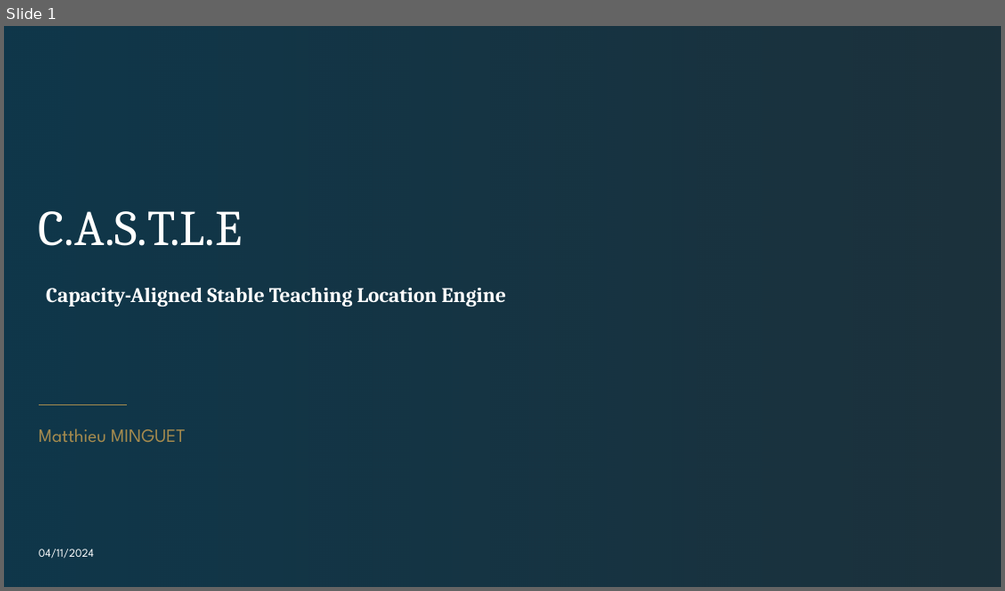
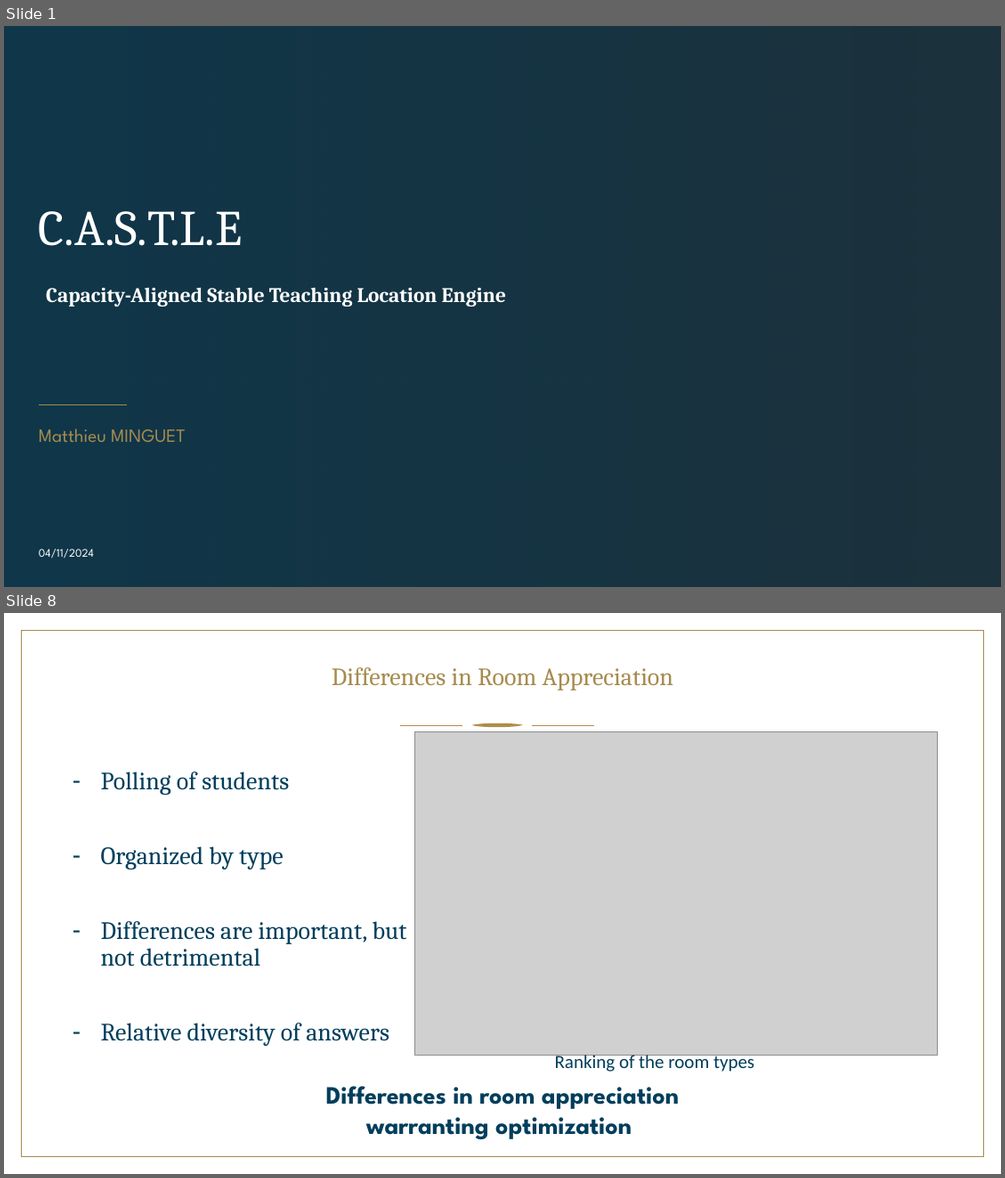
Before and after one commit to Mttmin/classroom_allocation, a slide deck: Pitch final Minguet.pptx. Shown one above the other, each under a label of ours: slide 1 before the commit, slides 1 and 8 after it; the slides between them are not shown. The pictures are 1005x591 and 1005x1178 pixels, drawn with LibreOffice and Linux fonts; fonts in the diff are those of the drawing; grey boxes stand for pictures; background and template pictures are left out; a plain dark background stands for a picture behind light text. Boxes give left, top, right and bottom in pixels: in the first picture for what was removed or moved away, otherwise in the second. Text is boxed around its words. In the diff, an @@ line names an element or a change of style, - is before the commit and + after.

```diff
--- a/Pitch final Minguet.pptx
+++ b/Pitch final Minguet.pptx
@@ slide 8 added at (x1=4, y1=613, x2=1001, y2=1174), background picture (left out) @@
@@ rectangle added at (x1=22, y1=630, x2=984, y2=1157), fill #FFFFFF, outline #A68B4E 0.75 pt @@
@@ title added at (x1=332, y1=667, x2=674, y2=690), 24 pt, text #A68B4E @@
+Differences in Room Appreciation
@@ freeform shape added at (x1=400, y1=725, x2=462, y2=726), fill #B18C49 @@
@@ picture added at (x1=414, y1=732, x2=938, y2=1055) @@
@@ freeform shape added at (x1=471, y1=723, x2=522, y2=728), fill #B18C49 @@
@@ freeform shape added at (x1=532, y1=725, x2=594, y2=726), fill #B18C49 @@
@@ text added at (x1=101, y1=771, x2=407, y2=1046), 24 pt, text #003E5C @@
+– Polling of students
+– Organized by type
+– Differences are important, but not detrimental
+– Relative diversity of answers
@@ text added at (x1=555, y1=1052, x2=754, y2=1071), 18 pt, text #003E5C @@
+Ranking of the room types
@@ text added at (x1=326, y1=1086, x2=679, y2=1139), 24 pt, text #003E5C, bold @@
+Differences in room appreciation warranting optimization
```
Also in this commit, not shown: 1 slide changed, 13 other slides added, 1 other file.
